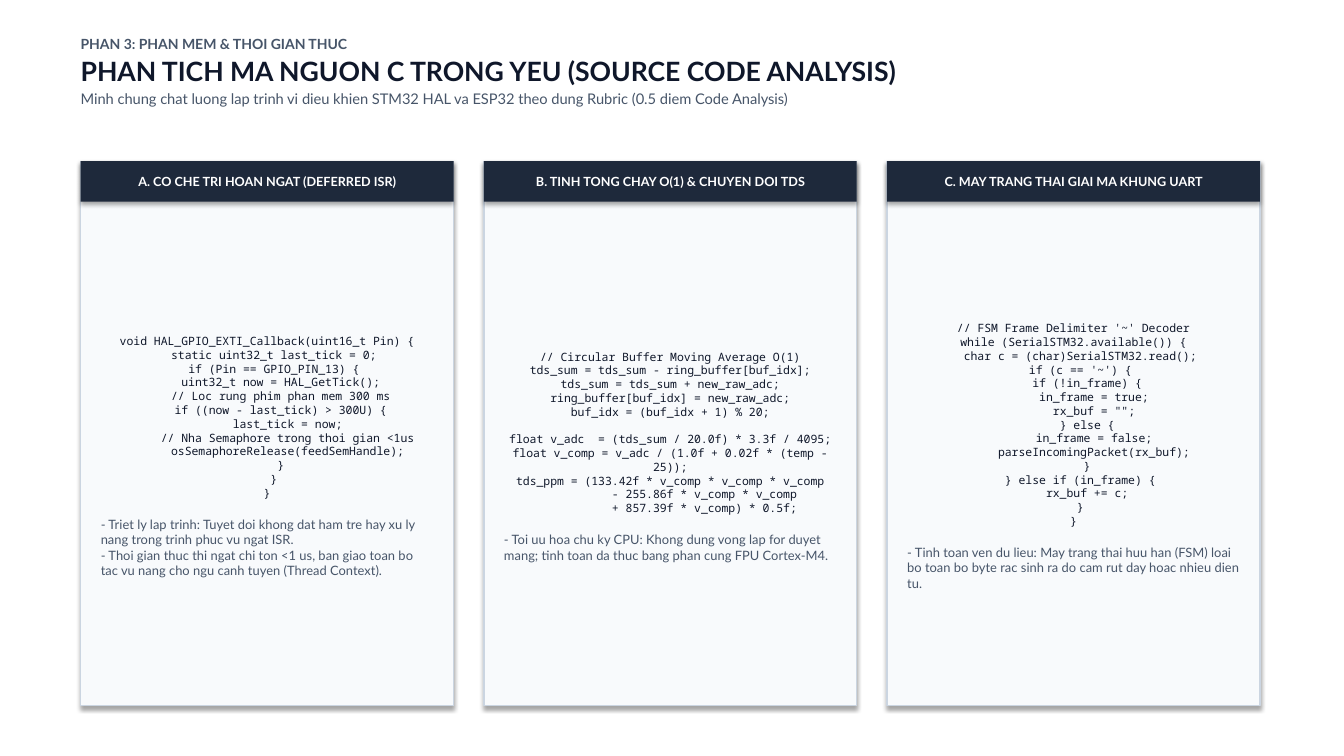
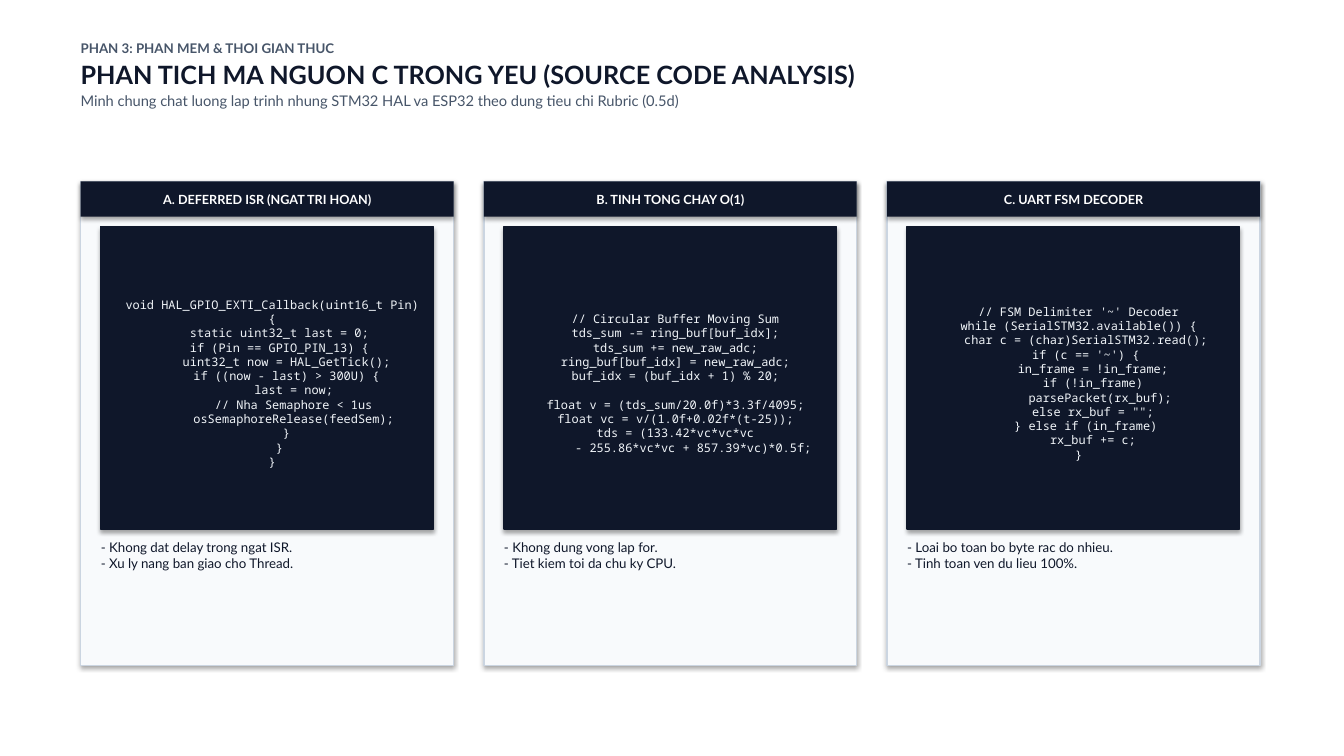
Before and after one commit to Nonne07/mcp201-aquatic-guardian, a slide deck: slide 9 of AQUATIC_GUARDIAN_SLIDES.pptx. Drawn at 1344x756 pixels with LibreOffice and Linux fonts; fonts in the diff are those of the drawing. Boxes give left, top, right and bottom in pixels: in the first picture for what was removed or moved away, otherwise in the second. Text is boxed around its words. In the diff, an @@ line names an element or a change of style, - is before the commit and + after.

```diff
--- a/AQUATIC_GUARDIAN_SLIDES.pptx
+++ b/AQUATIC_GUARDIAN_SLIDES.pptx
@@ text at [81, 43, 855, 88]: size 10 to 9.5 pt in "PHAN 3: PHAN MEM & THOI GIAN ..."; size 19 to 18 pt in "PHAN TICH MA NGUON C TRONG YEU ..." @@
@@ text at [81, 95, 678, 109]: text changed @@
-Minh chung chat luong lap trinh vi dieu khien STM32 HAL va ESP32 theo dung Rubric (0.5 diem Code Analysis)
+Minh chung chat luong lap trinh nhung STM32 HAL va ESP32 theo dung tieu chi Rubric (0.5d)
@@ rectangle "A. DEFERRED ISR (NGAT TRI ...": place and size @@
-rectangle "A. DEFERRED ISR (NGAT TRI ..." at [81, 161, 454, 202]
+rectangle "A. DEFERRED ISR (NGAT TRI ..." at [81, 181, 454, 217]
@@ rectangle: place and size @@
-rectangle at [81, 161, 454, 706]
+rectangle at [81, 181, 454, 665]
@@ text in rectangle at [163, 194, 372, 206]: text changed @@
-A. CO CHE TRI HOAN NGAT (DEFERRED ISR)
+A. DEFERRED ISR (NGAT TRI HOAN)
@@ rectangle "B. TINH TONG CHAY O(1)": place and size @@
-rectangle "B. TINH TONG CHAY O(1)" at [484, 161, 857, 202]
+rectangle "B. TINH TONG CHAY O(1)" at [484, 181, 857, 217]
@@ rectangle added at [484, 181, 857, 665], fill #F8FAFC, outline #CBD5E1 1 pt @@
@@ text in rectangle at [596, 194, 744, 206]: text changed @@
-B. TINH TONG CHAY O(1) & CHUYEN DOI TDS
+B. TINH TONG CHAY O(1)
@@ fill #1E293B to #0F172A in 3 elements at [81, 181, 454, 217], [484, 181, 857, 217], [887, 181, 1260, 217] @@
@@ rectangle "C. UART FSM DECODER": place and size @@
-rectangle "C. UART FSM DECODER" at [887, 161, 1260, 202]
+rectangle "C. UART FSM DECODER" at [887, 181, 1260, 217]
@@ rectangle added at [887, 181, 1260, 665], fill #F8FAFC, outline #CBD5E1 1 pt @@
@@ text in rectangle at [1004, 194, 1143, 204]: text changed @@
-C. MAY TRANG THAI GIAI MA KHUNG UART
+C. UART FSM DECODER
@@ rectangle added at [101, 227, 434, 529], fill #0F172A, outline #0F172A 1 pt, 8.5 pt, text #F1F5F9 @@
+void HAL_GPIO_EXTI_Callback(uint16_t Pin) {
+static uint32_t last = 0;
+if (Pin == GPIO_PIN_13) {
+uint32_t now = HAL_GetTick();
+if ((now - last) > 300U) {
+last = now;
+// Nha Semaphore < 1us
+osSemaphoreRelease(feedSem);
+}
+}
+}
@@ rectangle "// Circular Buffer Moving Sum ..." at [504, 227, 837, 529]: fill #F8FAFC to #0F172A; outline #CBD5E1 1 pt to #0F172A 1 pt @@
@@ rectangle "// Circular Buffer Moving Sum ...": place and size @@
-rectangle "// Circular Buffer Moving Sum ..." at [484, 161, 857, 706]
+rectangle "// Circular Buffer Moving Sum ..." at [504, 227, 837, 529]
@@ rectangle "// FSM Delimiter '~' Decoder ...": place and size @@
-rectangle "// FSM Delimiter '~' Decoder ..." at [887, 161, 1260, 706]
+rectangle "// FSM Delimiter '~' Decoder ..." at [907, 227, 1240, 529]
@@ rectangle "// FSM Delimiter '~' Decoder ..." at [907, 227, 1240, 529]: fill #F8FAFC to #0F172A; outline #CBD5E1 1 pt to #0F172A 1 pt @@
@@ text in rectangle at [547, 314, 811, 454]: text changed; size 8.2 to 8.5 pt; text colour #0F172A to #F1F5F9 @@
-// Circular Buffer Moving Average O(1)
-tds_sum = tds_sum - ring_buffer[buf_idx];
-tds_sum = tds_sum + new_raw_adc;
-ring_buffer[buf_idx] = new_raw_adc;
-buf_idx = (buf_idx + 1) % 20;
-float v_adc = (tds_sum / 20.0f) * 3.3f / 4095;
-float v_comp = v_adc / (1.0f + 0.02f * (temp - 25));
-tds_ppm = (133.42f * v_comp * v_comp * v_comp
-- 255.86f * v_comp * v_comp
-+ 857.39f * v_comp) * 0.5f;
-- Toi uu hoa chu ky CPU: Khong dung vong lap for duyet mang; tinh toan da thuc bang phan cung FPU Cortex-M4.
+// Circular Buffer Moving Sum
+tds_sum -= ring_buf[buf_idx];
+tds_sum += new_raw_adc;
+ring_buf[buf_idx] = new_raw_adc;
+buf_idx = (buf_idx + 1) % 20;
+float v = (tds_sum/20.0f)*3.3f/4095;
+float vc = v/(1.0f+0.02f*(t-25));
+tds = (133.42*vc*vc*vc
+- 255.86*vc*vc + 857.39*vc)*0.5f;
@@ text in rectangle at [961, 307, 1207, 446]: text changed; size 8.2 to 8.5 pt; text colour #0F172A to #F1F5F9 @@
-// FSM Frame Delimiter '~' Decoder
-while (SerialSTM32.available()) {
-char c = (char)SerialSTM32.read();
-if (c == '~') {
-if (!in_frame) {
-in_frame = true;
-rx_buf = "";
-} else {
-in_frame = false;
-parseIncomingPacket(rx_buf);
-}
-} else if (in_frame) {
-rx_buf += c;
-}
-}
-- Tinh toan ven du lieu: May trang thai huu han (FSM) loai bo toan bo byte rac sinh ra do cam rut day hoac nhieu dien tu.
+// FSM Delimiter '~' Decoder
+while (SerialSTM32.available()) {
+char c = (char)SerialSTM32.read();
+if (c == '~') {
+in_frame = !in_frame;
+if (!in_frame)
+parsePacket(rx_buf);
+else rx_buf = "";
+} else if (in_frame)
+rx_buf += c;
+}
@@ text in rectangle at [101, 336, 416, 578]: text removed @@
-void HAL_GPIO_EXTI_Callback(uint16_t Pin) {
-static uint32_t last_tick = 0;
-if (Pin == GPIO_PIN_13) {
-uint32_t now = HAL_GetTick();
-// Loc rung phim phan mem 300 ms
-if ((now - last_tick) > 300U) {
-last_tick = now;
-// Nha Semaphore trong thoi gian <1us
-osSemaphoreRelease(feedSemHandle);
-}
-}
-}
-- Triet ly lap trinh: Tuyet doi khong dat ham tre hay xu ly nang trong trinh phuc vu ngat ISR.
-- Thoi gian thuc thi ngat chi ton <1 us, ban giao toan bo tac vu nang cho ngu canh tuyen (Thread Context).
@@ text added at [109, 542, 293, 571], 9.5 pt, text #0F172A @@
+- Khong dat delay trong ngat ISR.
+- Xu ly nang ban giao cho Thread.
@@ text added at [512, 542, 676, 571], 9.5 pt, text #0F172A @@
+- Khong dung vong lap for.
+- Tiet kiem toi da chu ky CPU.
@@ text added at [915, 542, 1113, 568], 9.5 pt, text #0F172A @@
+- Loai bo toan bo byte rac do nhieu.
+- Tinh toan ven du lieu 100%.
```
Also in this commit, not shown: 12 other slides changed, 1 other file.
